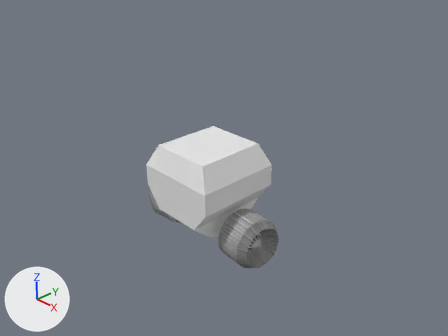
An edit to the Blender file Assets/Models/moonTrainSection1.blend, drawn before and after from the same camera.
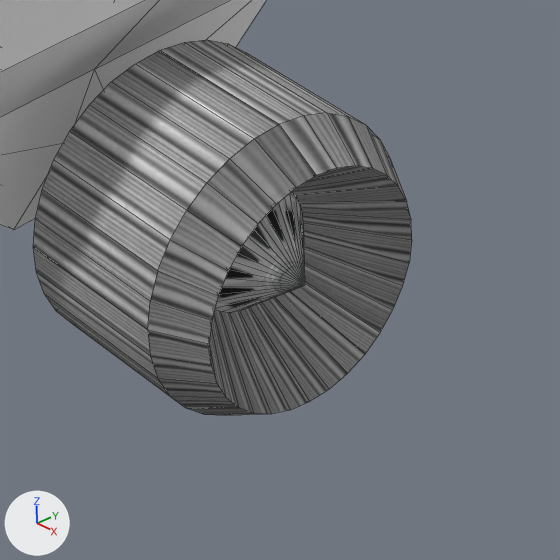
There are two pictures of each version: one from the file's camera 'Camera', one close up on the part from 48% to 67% of the width and 60% to 87% of the height. The axes (+X, +Y, +Z) are drawn at lower left. The lights are the same throughout. The close-ups show mesh edges as thin lines.
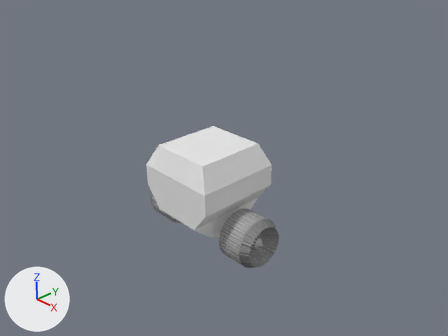
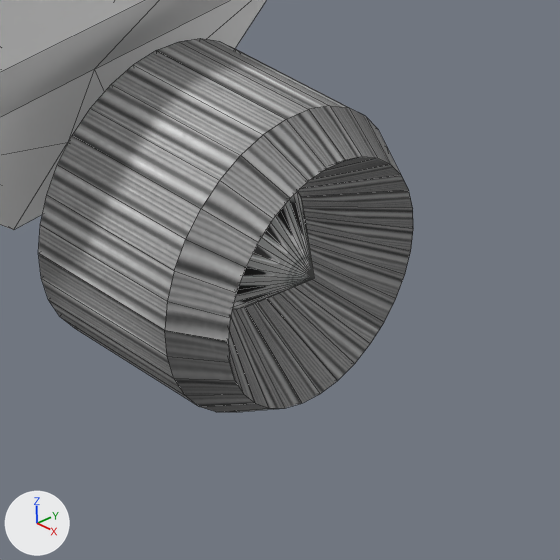
The edits, one by one:
me_cylinder has 130 vertices, 160 faces and spans x -2.49..-0.49, y -1.07..1.02, z -3.07..-1.19.
me_cylinder is used by ob_cylinder_001; location (2.356, -0.012, -1.704); rotation (0.0, 1.571, 0.0), in degrees (0, 90, 0); scale (0.574, 0.574, 0.474).
me_cylinder part 1: the whole mesh is multiplied about its middle by the matrix ((0.0, -0.997, -0.069), (1.0, 0.0, 0.0), (0.0, -0.101, 0.997)), then moved by (-0.01, 0.04, -0.01).
Object 'Cylinder.001' (ob_cylinder_001) moves from (2.356, -0.012, -1.704) to (2.356, -0.019, -1.704).

Changed parts and their boxes (x1, y1, x2, y2) in the close-ups (560 x 560 px):
'Cylinder.001', reshaped, moved
    before: (33, 40, 412, 415)
    after: (38, 38, 413, 412)
